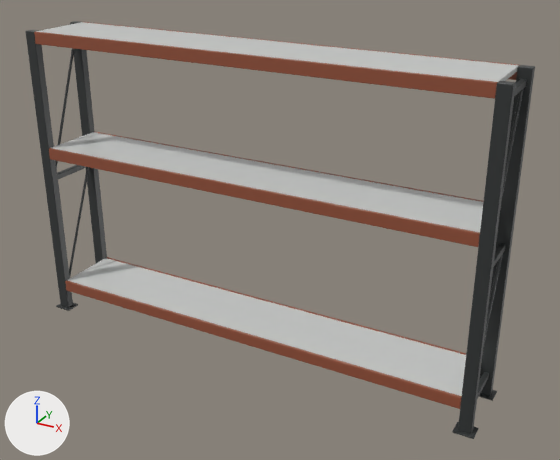
One commit to the glTF model objects_individually/storage-shelving/155-two_sided_tote_shelving/assets/two_sided_tote_shelving_body.glb: the scene before it, then after it.
The view is the same before and after, from a 50 mm lens placed at (1.5, -2.51, 1.84), pointed at (0.11, 0.02, 0.57). Arrows for +X, +Y and +Z are at lower left; the lights stay in place. The first picture is the older version. Vertices at exactly the same position are counted once.

The first picture shows 'two_sided_tote_shelving_body_accent', 'two_sided_tote_shelving_body_graphite', 'two_sided_tote_shelving_body_steel'.
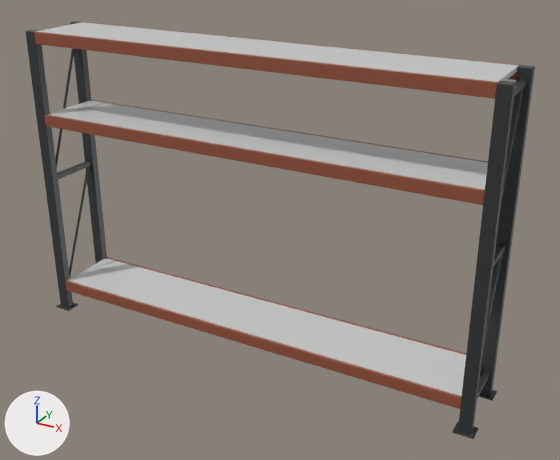
Changed parts and their boxes (x1, y1, x2, y2) in the pictures (560 x 460 px; the box of a moved part takes in the faces that stretch with it):
part 1 of me_two_sided_tote_shelving_body_accent, moved or reshaped
    before: (49, 148, 480, 247)
    after: (45, 115, 485, 205)
part 2 of me_two_sided_tote_shelving_body_accent, moved or reshaped (mostly hidden)
    before: (95, 132, 484, 202)
    after: (90, 100, 488, 162)
part 3 of me_two_sided_tote_shelving_body_steel, moved or reshaped
    before: (52, 132, 483, 232)
    after: (47, 101, 488, 190)

What the commit changed:
me_two_sided_tote_shelving_body_accent has 912 vertices, 1800 faces and spans x -0.95..0.95, y -0.15..0.15, z 0.1..1.3.
me_two_sided_tote_shelving_body_accent is used by ob_two_sided_tote_shelving_body_accent; location (0.0, 0.0, 0.0).
me_two_sided_tote_shelving_body_accent part 1: the loose piece of 152 vertices spanning x -0.95..0.95, y -0.15..-0.14, z 0.75..0.8 is moved by (0.0, 0.0, 0.15).
me_two_sided_tote_shelving_body_accent part 2: the loose piece of 152 vertices spanning x -0.95..0.95, y 0.14..0.15, z 0.75..0.8 is moved by (0.0, 0.0, 0.15).
me_two_sided_tote_shelving_body_steel has 456 vertices, 900 faces and spans x -0.95..0.95, y -0.14..0.14, z 0.13..1.3.
me_two_sided_tote_shelving_body_steel is used by ob_two_sided_tote_shelving_body_steel; location (0.0, 0.0, 0.0).
me_two_sided_tote_shelving_body_steel part 3: the loose piece of 152 vertices spanning x -0.95..0.95, y -0.14..0.14, z 0.78..0.8 is moved by (0.0, 0.0, 0.15).
